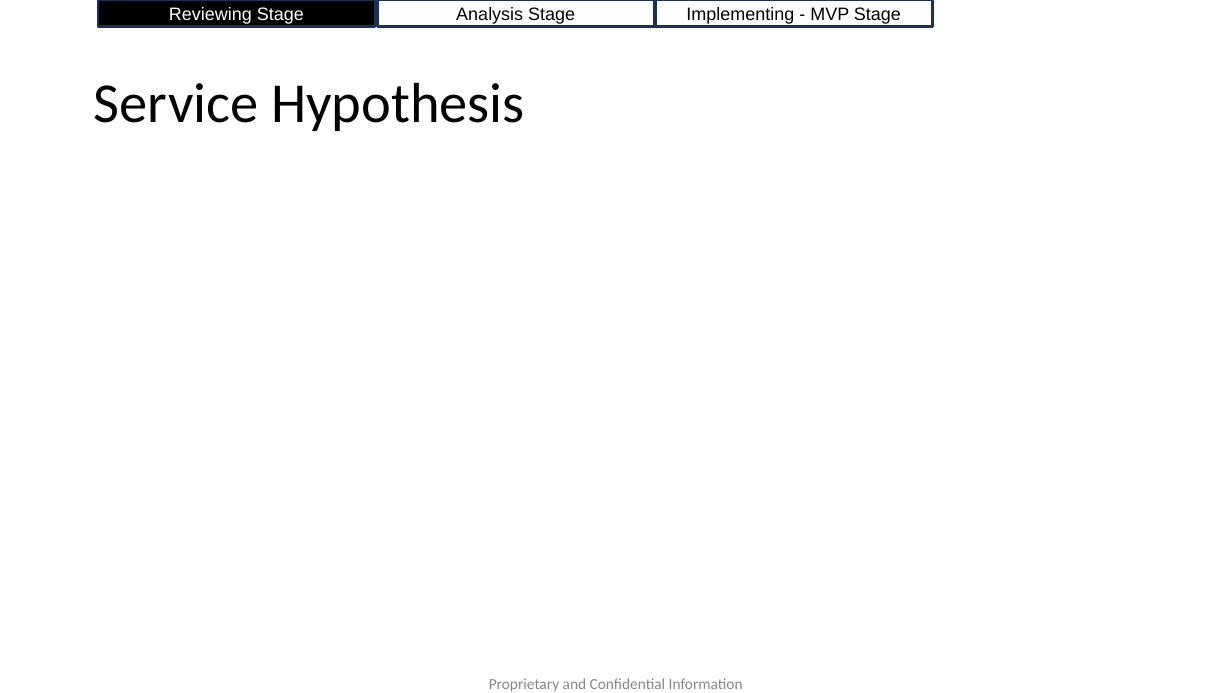
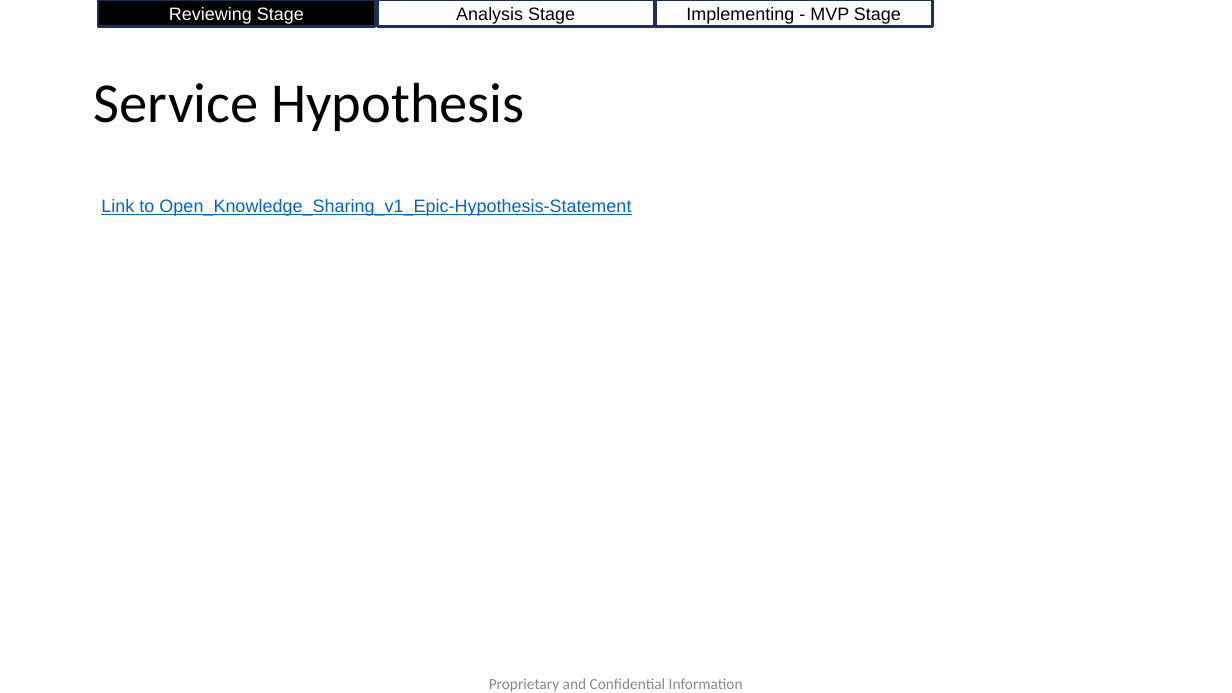
Before and after one commit to AccelRR8-Consortium-NonProfit/Management-Public, a slide deck: slide 3 of docs/2_Value_Creation/2a_Product/Open_Knowledge_Sharing/Open_Knowledge_Sharing_v1_Deliverables_Overview.pptx. Drawn at 1232x693 pixels with LibreOffice and Linux fonts; fonts in the diff are those of the drawing; background and template pictures are left out. Boxes give left, top, right and bottom in pixels: in the first picture for what was removed or moved away, otherwise in the second. Text is boxed around its words. In the diff, an @@ line names an element or a change of style, - is before the commit and + after.

Commit message:
Updated Open Knowledge Sharing Deliverables Overview

```diff
--- a/docs/2_Value_Creation/2a_Product/Open_Knowledge_Sharing/Open_Knowledge_Sharing_v1_Deliverables_Overview.pptx
+++ b/docs/2_Value_Creation/2a_Product/Open_Knowledge_Sharing/Open_Knowledge_Sharing_v1_Deliverables_Overview.pptx
@@ text added at <box>101,199,631,216</box>, 14 pt, text #0563C1, underline @@
+Link to Open_Knowledge_Sharing_v1_Epic-Hypothesis-Statement
```
Also in this commit, not shown: 1 other slide changed, 2 other files.
